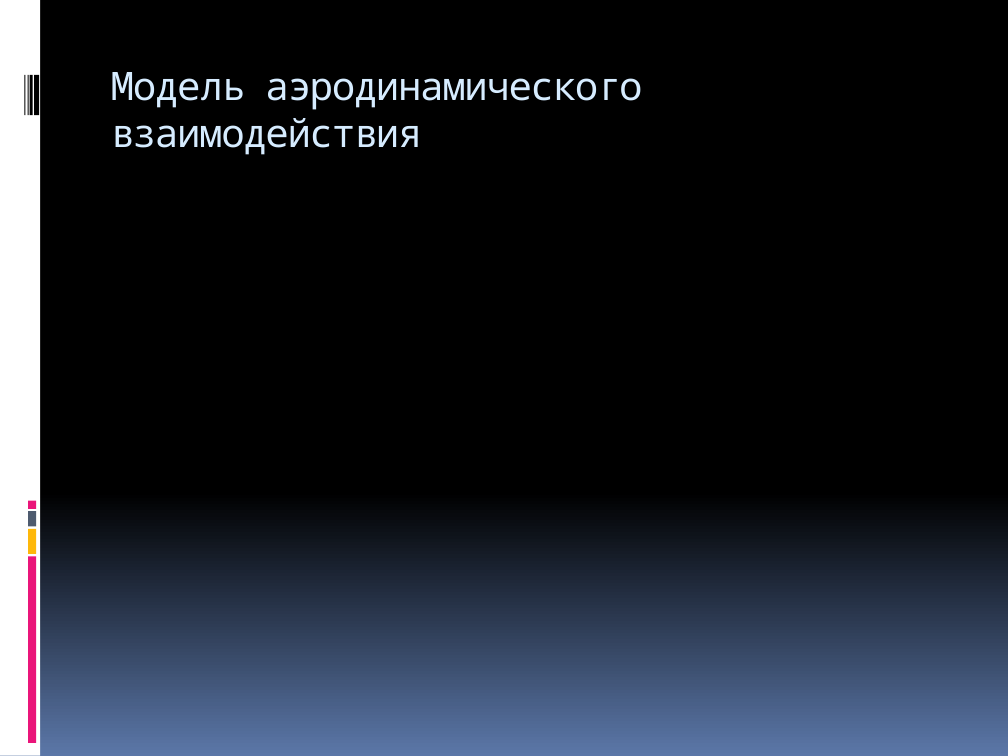
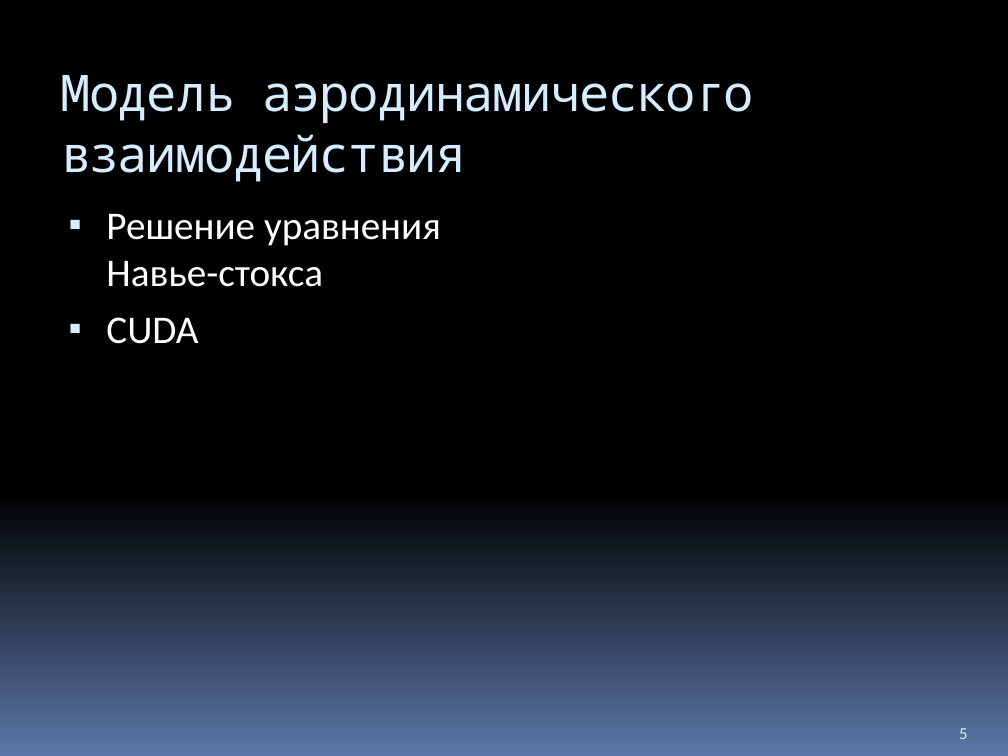
Before and after one commit to yaceq/quadro-xds, a slide deck: slide 5 of Docs/Medias2012.pptx (slide 14 before the commit). Drawn at 1008x756 pixels with LibreOffice and Linux fonts; fonts in the diff are those of the drawing. Boxes give left, top, right and bottom in pixels: in the first picture for what was removed or moved away, otherwise in the second. Text is boxed around its words. In the diff, an @@ line names an element or a change of style, - is before the commit and + after.

```diff
--- a/Docs/Medias2012.pptx
+++ b/Docs/Medias2012.pptx
@@ rectangle removed at bbox=[0, 0, 40, 756] @@
@@ title "Модель аэродинамического взаимодействия": place and size @@
-title "Модель аэродинамического взаимодействия" at bbox=[111, 72, 642, 155]
+title "Модель аэродинамического взаимодействия" at bbox=[60, 75, 754, 182]
@@ title "Модель аэродинамического взаимодействия" at bbox=[60, 75, 754, 182]: size 28 to 36 pt @@
@@ rectangle removed at bbox=[24, 75, 25, 115] @@
@@ rectangle removed at bbox=[27, 75, 28, 115] @@
@@ rectangle removed at bbox=[29, 75, 32, 115] @@
@@ rectangle removed at bbox=[34, 75, 39, 115] @@
@@ text added at bbox=[106, 214, 441, 344], 28 pt, text #FFFFFF @@
+▪ Решение уравнения Навье-стокса
+▪ CUDA
@@ rectangle removed at bbox=[28, 501, 36, 509] @@
@@ rectangle removed at bbox=[28, 529, 36, 554] @@
@@ rectangle removed at bbox=[28, 511, 36, 526] @@
@@ rectangle removed at bbox=[28, 556, 36, 743] @@
@@ page number added at bbox=[959, 728, 967, 739], 12 pt, text #D6ECFF @@
+5
```
Also in this commit, not shown: 11 other slides changed, 3 slides added, 10 slides removed, 8 other files.
